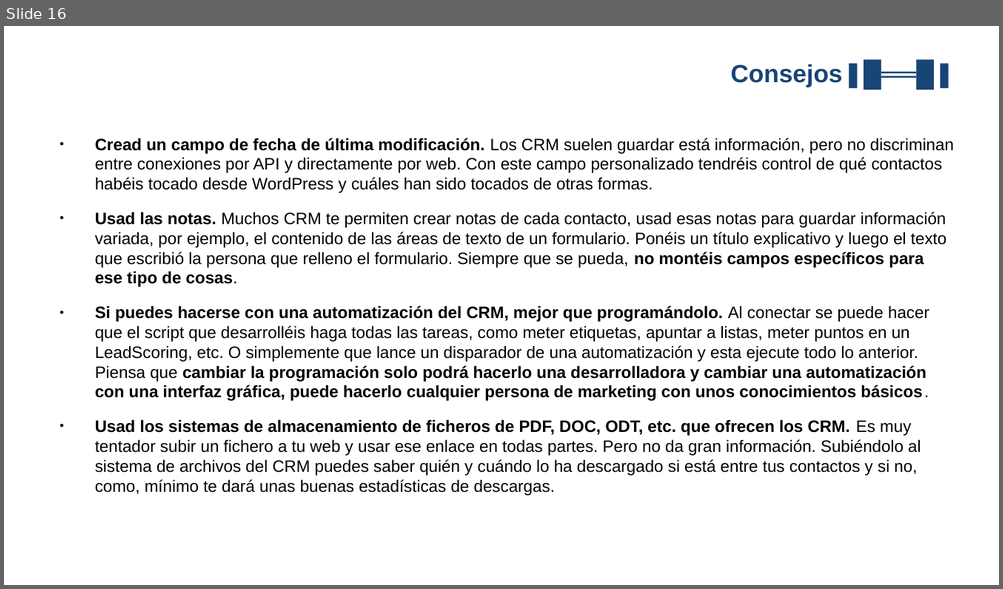
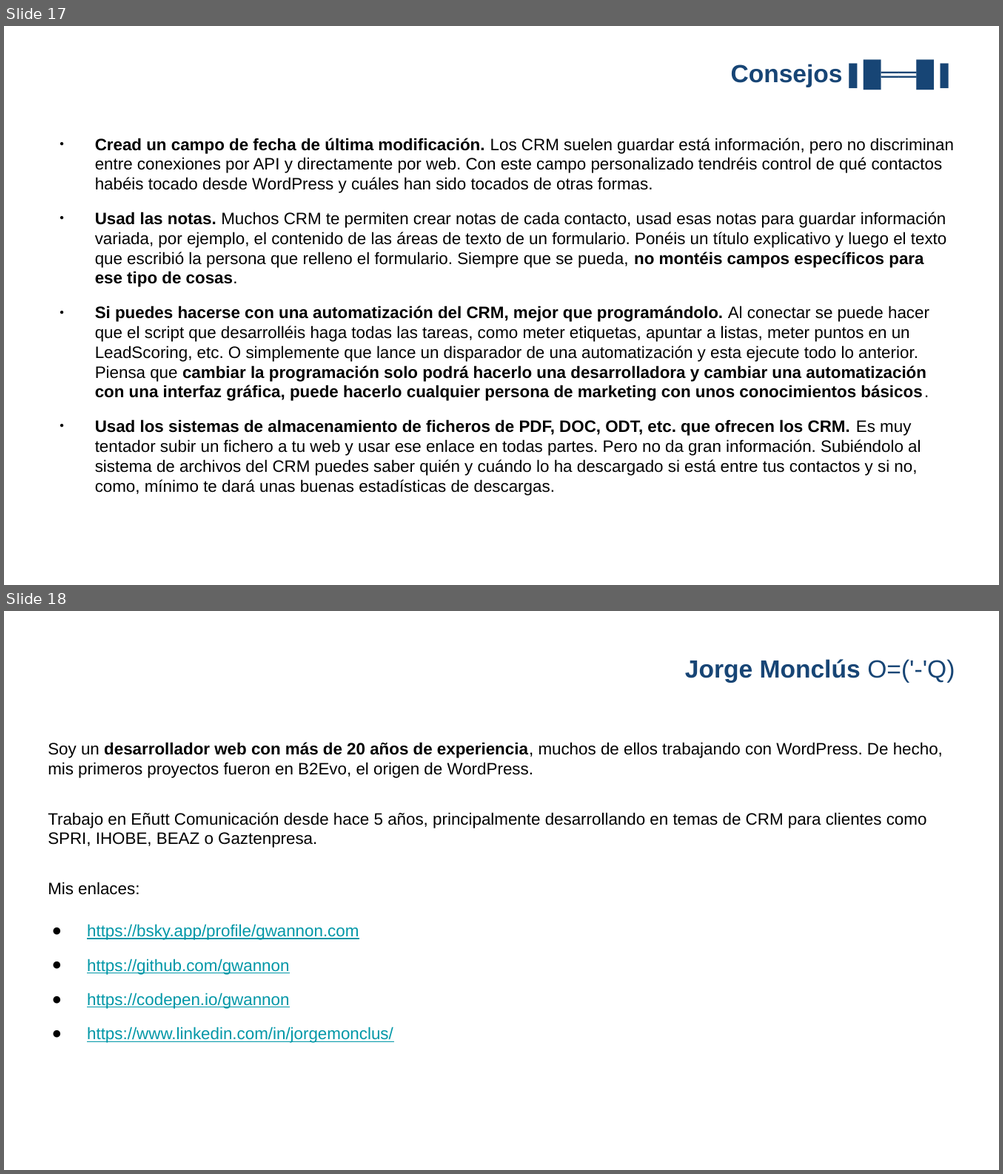
Before and after one commit to gwannon/WordCampBilbao2025, a slide deck: WCBIO25_Jorge-Monclus.pptx. Shown one above the other, each under a label of ours: slide 16 before the commit, slides 17 and 18 after it. The pictures are 1003x589 and 1003x1174 pixels, drawn with LibreOffice and Linux fonts; fonts in the diff are those of the drawing; background and template pictures are left out. Boxes give left, top, right and bottom in pixels: in the first picture for what was removed or moved away, otherwise in the second. Text is boxed around its words. In the diff, an @@ line names an element or a change of style, - is before the commit and + after.

```diff
--- a/WCBIO25_Jorge-Monclus.pptx
+++ b/WCBIO25_Jorge-Monclus.pptx
@@ slide 18 added at [4, 611, 999, 1170], background picture (left out) @@
@@ text added at [685, 659, 954, 682], 18 pt, text #174575, bold @@
+Jorge Monclús O=('-'Q)
@@ text added at [48, 742, 942, 1043], 12 pt, text #000000 @@
+Soy un desarrollador web con más de 20 años de experiencia, muchos de ellos trabajando con WordPress. De hecho, mis primeros proyectos fueron en B2Evo, el origen de WordPress.
+Trabajo en Eñutt Comunicación desde hace 5 años, principalmente desarrollando en temas de CRM para clientes como SPRI, IHOBE, BEAZ o Gaztenpresa.
+Mis enlaces:
+● https://bsky.app/profile/gwannon.com
+● https://github.com/gwannon
+● https://codepen.io/gwannon
+● https://www.linkedin.com/in/jorgemonclus/
@@ what was slide 16 is now slide 17 @@
```
Also in this commit, not shown: 3 slides changed, 2 other slides added, 2 slides removed, 5 other files.
